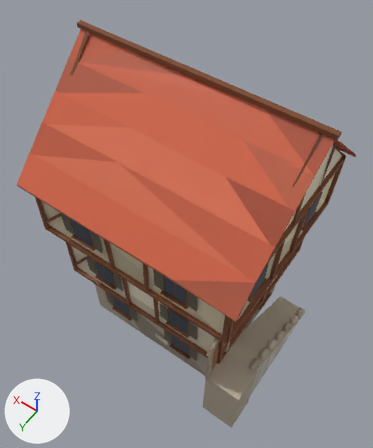
One commit to the glTF model packages/foundations/world/asset/models/buildings/timber-house.glb: the scene before it, then after it.
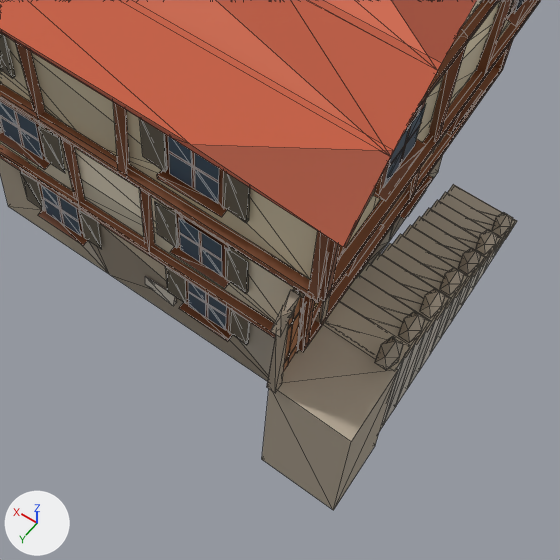
Each version is shown whole from a 50 mm camera at (-5.53, 7.84, 16.66) aimed at (-0.19, 0.36, 4.9), then close up on the part from 26% to 87% of the width and 49% to 100% of the height. Every picture has the same lights, and +X, +Y and +Z are marked at lower left. The older version's two pictures come first. The close-ups show mesh edges as thin lines. Objects named as collision shapes, trigger or cutter boxes, shadow casters or lower levels of detail are left out.

Objects in the first close-up: 'buildings/timber-house'.
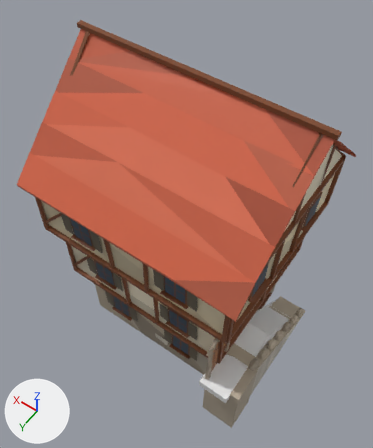
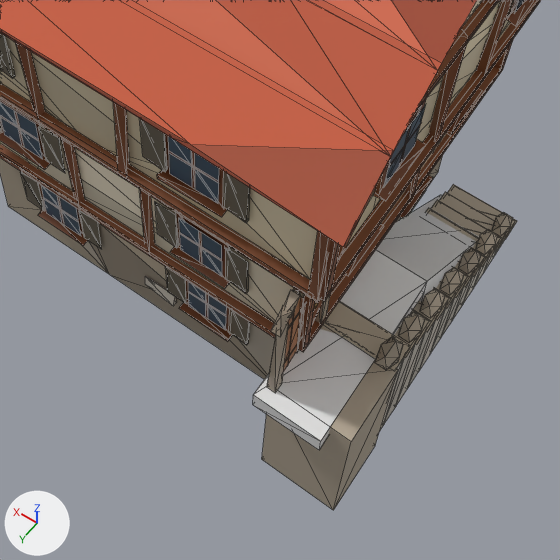
Commit message: Outside stairs walkable: stairs and landing objects in the townhouse and timber-house files, steps up to the landing

What differs and where, as boxes (x1, y1, x2, y2) in the close-ups (560 x 560 px):
'landing', added: after (253, 250, 427, 450)
'stairs', added: after (376, 195, 479, 302)

The change, as a diff of the scene's bpy script:
```diff
--- a/packages/foundations/world/asset/models/buildings/timber-house.glb.py
+++ b/packages/foundations/world/asset/models/buildings/timber-house.glb.py
@@ me_landing @@
+me_landing.from_pydata(...)  # a box spanning x -3.55..-2.65, y 0.85..3.2, z 2.27..2.57
@@ me_stairs @@
+me_stairs.from_pydata([(-3.55, -1.75, 0.0), (-2.65, -1.75, 0.0), (-2.65, 0.85, 0.0), (-3.55, 0.85, 0.0), (-2.65, 0.85, 2.57), (-3.55, 0.85, 2.57)], [], [(0, 2, 1), (0, 3, 2), (0, 1, 4), (0, 4, 5), (1, 2, 4), (2, 3, 5), (2, 5, 4), (3, 0, 5)])
@@ ob_landing @@
+ob_landing = bpy.data.objects.new('landing', me_landing)
+ob_landing.location = (0.0, 0.0, 0.0)
@@ ob_stairs @@
+ob_stairs = bpy.data.objects.new('stairs', me_stairs)
+ob_stairs.location = (0.0, 0.0, 0.0)
```
